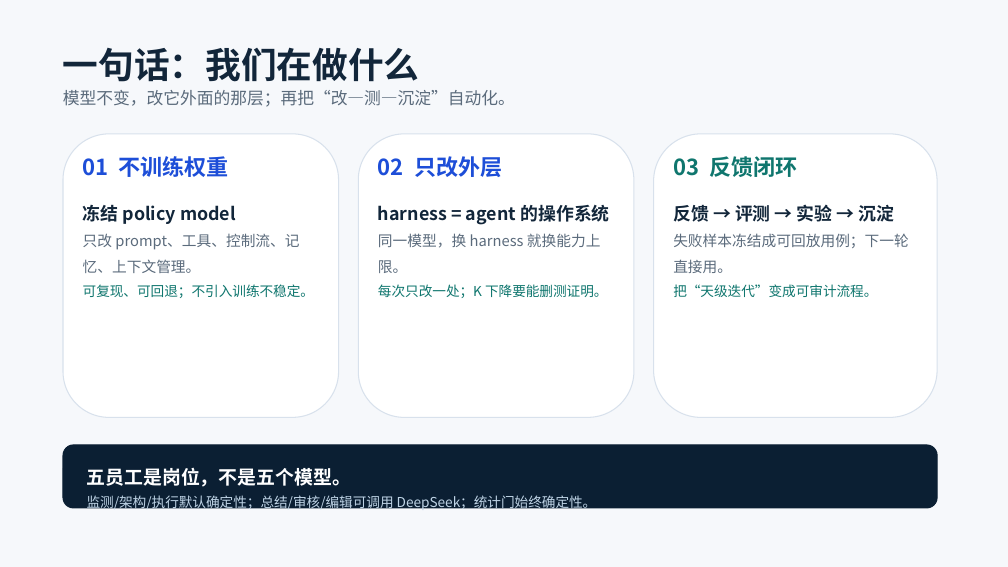
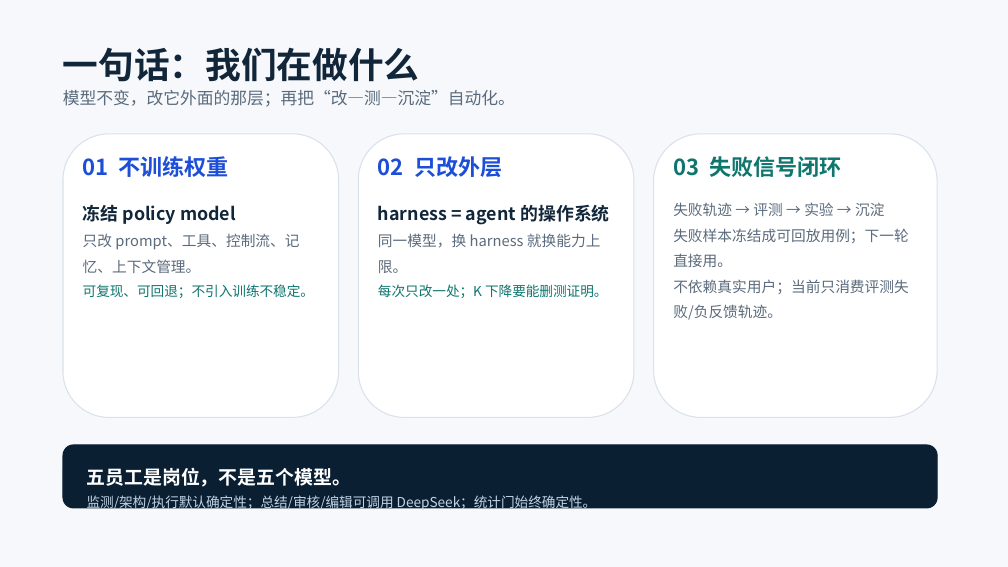
Before and after one commit to Molight1007/zigaijin, a slide deck: slide 2 of 论文准备/组会_20261107/工具功能介绍_20261107_组会.pptx. Drawn at 1008x567 pixels with LibreOffice and Linux fonts; fonts in the diff are those of the drawing. Boxes give left, top, right and bottom in pixels: in the first picture for what was removed or moved away, otherwise in the second. Text is boxed around its words. In the diff, an @@ line names an element or a change of style, - is before the commit and + after.

```diff
--- a/论文准备/组会_20261107/工具功能介绍_20261107_组会.pptx
+++ b/论文准备/组会_20261107/工具功能介绍_20261107_组会.pptx
@@ text at [673, 156, 841, 177]: text changed @@
-03 反馈闭环
+03 失败信号闭环
@@ text at [673, 202, 909, 320]: text changed @@
-反馈 → 评测 → 实验 → 沉淀
-失败样本冻结成可回放用例；下一轮直接用。
-把“天级迭代”变成可审计流程。
+失败轨迹 → 评测 → 实验 → 沉淀
+失败样本冻结成可回放用例；下一轮直接用。
+不依赖真实用户；当前只消费评测失败/负反馈轨迹。
```
Also in this commit, not shown: 1 other slide changed, 2 slides added, 2 other files.
